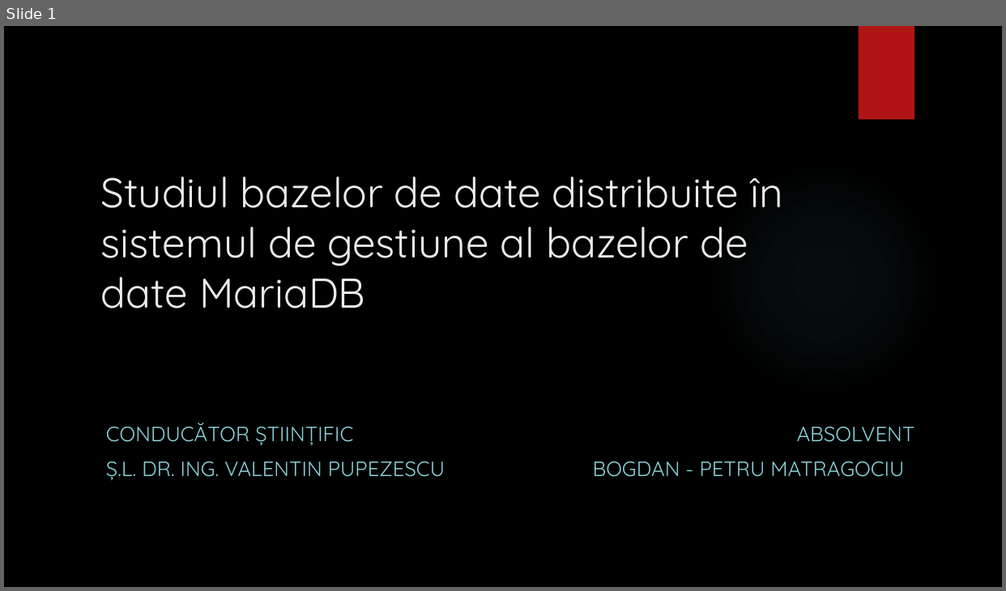
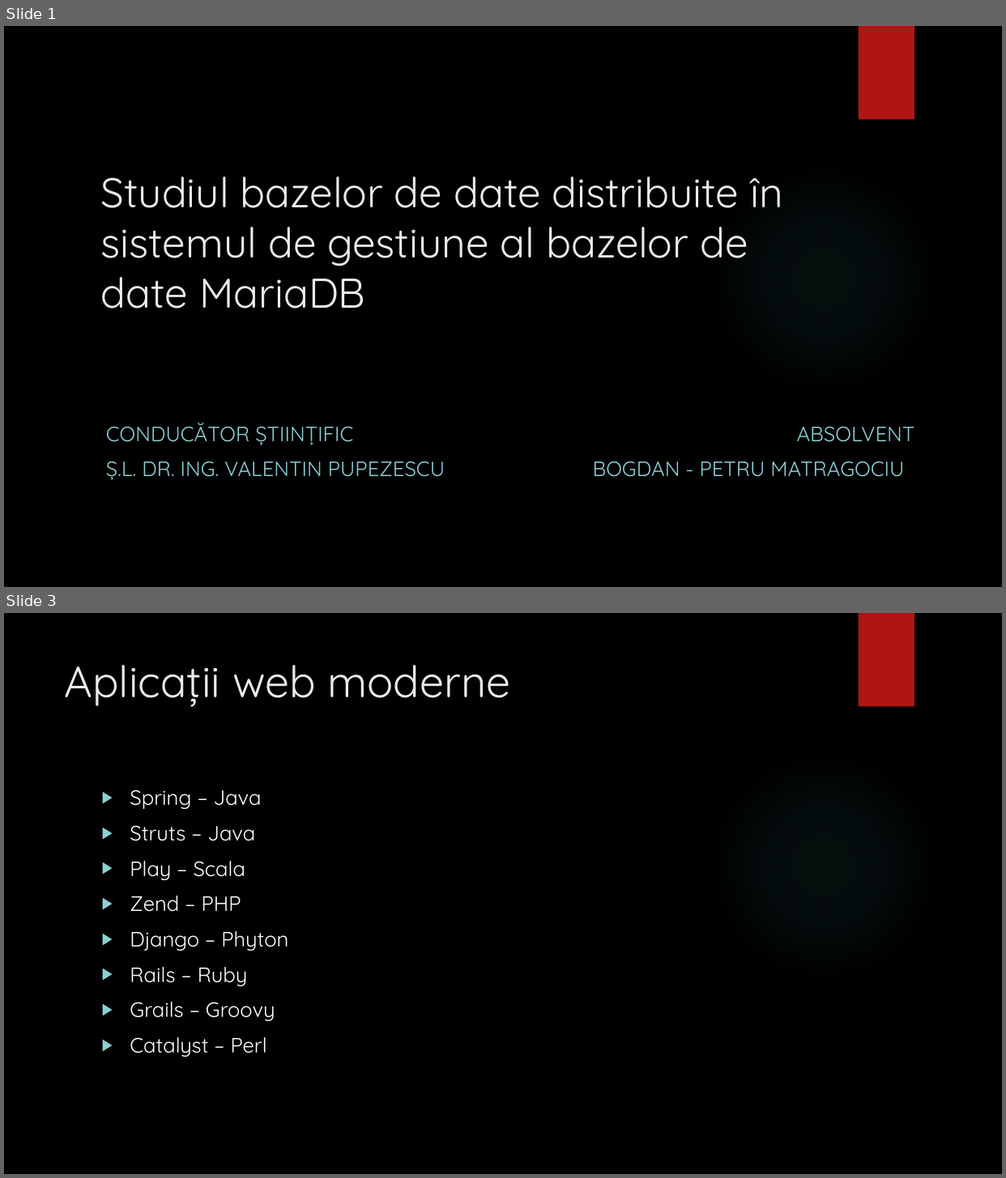
Before and after one commit to bogdanmatra/stoma, a slide deck: documentation/Prezentare_Licenta_Matragociu_Bogdan.pptx. Shown one above the other, each under a label of ours: slide 1 before the commit, slides 1 and 3 after it; the slides between them are not shown. The pictures are 1006x591 and 1006x1178 pixels, drawn with LibreOffice and Linux fonts; fonts in the diff are those of the drawing; background and template pictures are left out. Boxes give left, top, right and bottom in pixels: in the first picture for what was removed or moved away, otherwise in the second. Text is boxed around its words. In the diff, an @@ line names an element or a change of style, - is before the commit and + after.

```diff
--- a/documentation/Prezentare_Licenta_Matragociu_Bogdan.pptx
+++ b/documentation/Prezentare_Licenta_Matragociu_Bogdan.pptx
@@ slide 3 added at box(4, 613, 1002, 1174), background picture (left out); not listed: 2 template elements that a slide beside it also shows @@
@@ title added at box(65, 665, 511, 707), 42 pt, text #EBEBEB @@
+Aplicații web moderne
@@ text added at box(130, 790, 288, 1057), 20 pt, text #FFFFFF @@
+▶ Spring – Java
+▶ Struts – Java
+▶ Play – Scala
+▶ Zend – PHP
+▶ Django – Phyton
+▶ Rails – Ruby
+▶ Grails – Groovy
+▶ Catalyst – Perl
```
Also in this commit, not shown: 14 other slides added, 4 slides removed, 1 other file.
